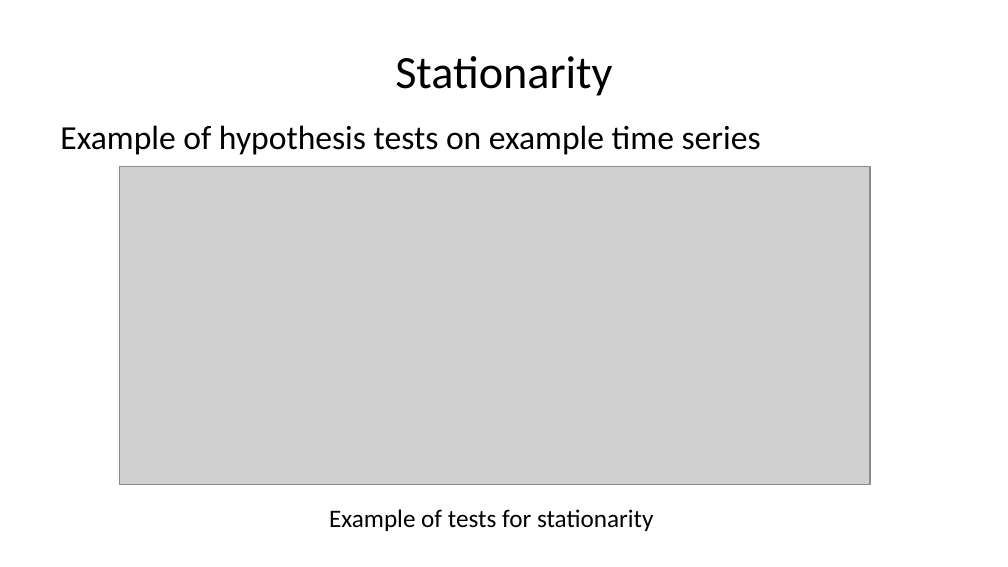
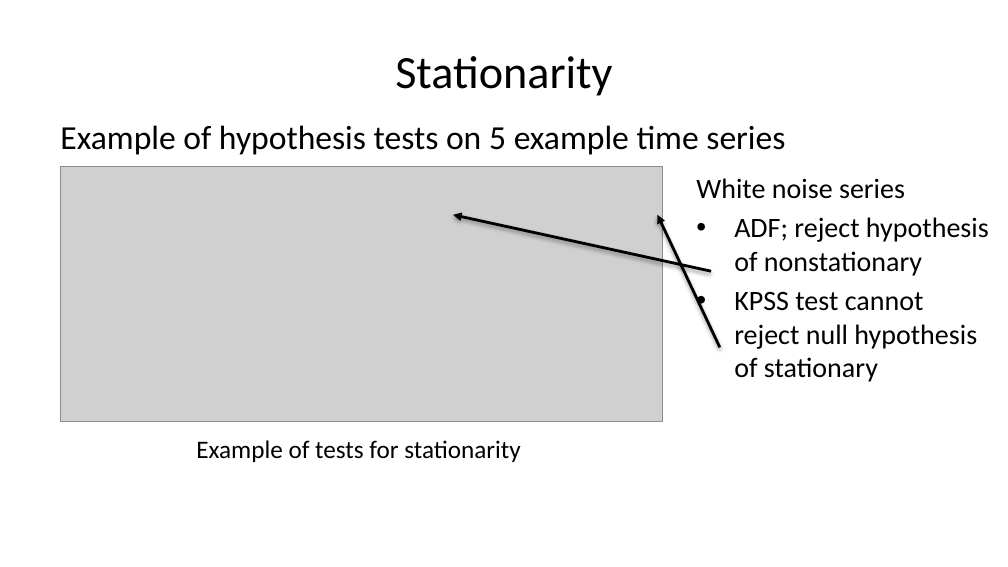
Before and after one commit to StephenElston/CSCI-E-83, a slide deck: slide 57 of LectureSlides/11_IntroductionToTimeSeries.pptx (slide 56 before the commit). Drawn at 1008x567 pixels with LibreOffice and Linux fonts; fonts in the diff are those of the drawing; grey boxes stand for pictures. Boxes give left, top, right and bottom in pixels: in the first picture for what was removed or moved away, otherwise in the second. Text is boxed around its words. In the diff, an @@ line names an element or a change of style, - is before the commit and + after.

```diff
--- a/LectureSlides/11_IntroductionToTimeSeries.pptx
+++ b/LectureSlides/11_IntroductionToTimeSeries.pptx
@@ text at box(60, 125, 785, 155): text changed @@
-Example of hypothesis tests on example time series
+Example of hypothesis tests on 5 example time series
@@ picture: place and size @@
-picture at box(120, 167, 870, 485)
+picture at box(60, 167, 662, 422)
@@ text added at box(696, 178, 989, 382), 20 pt, text #000000 @@
+White noise series
+• ADF; reject hypothesis of nonstationary
+• KPSS test cannot reject null hypothesis of stationary
@@ arrow added from (711, 271) to (454, 215), #000000 2 pt @@
@@ arrow added from (720, 348) to (657, 215), #000000 2 pt @@
@@ text "Example of tests for stationarity": place and size @@
-text "Example of tests for stationarity" at box(329, 509, 653, 531)
+text "Example of tests for stationarity" at box(196, 440, 520, 462)
```
Also in this commit, not shown: 2 other slides changed, 5 slides added.
